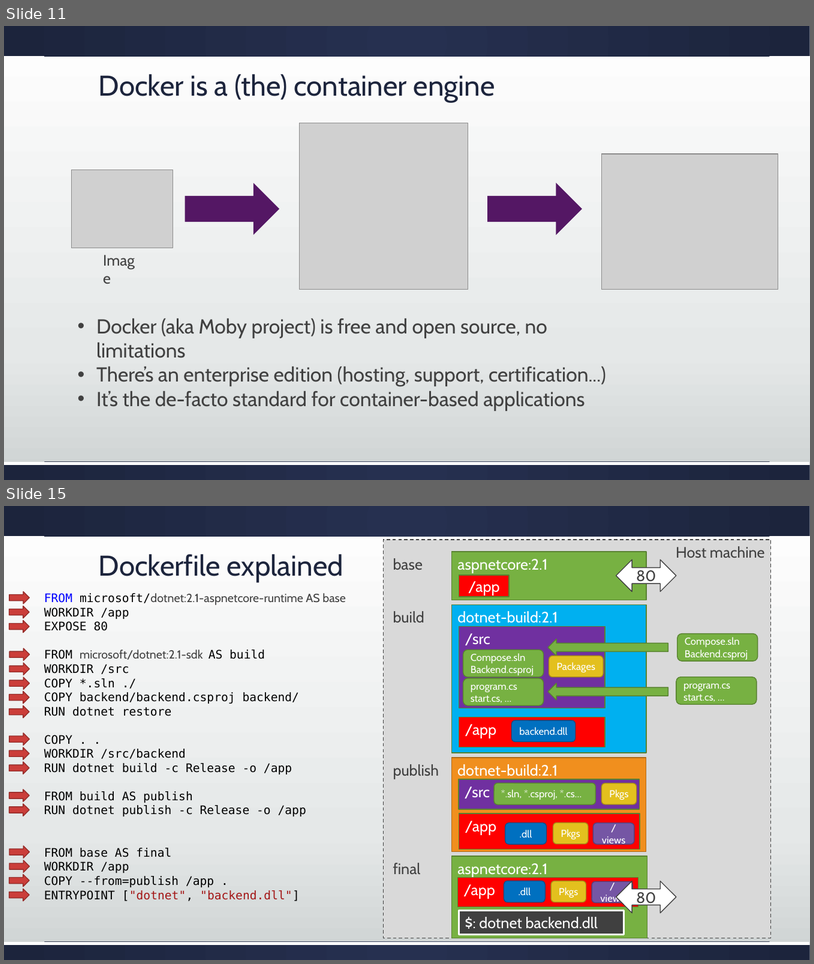
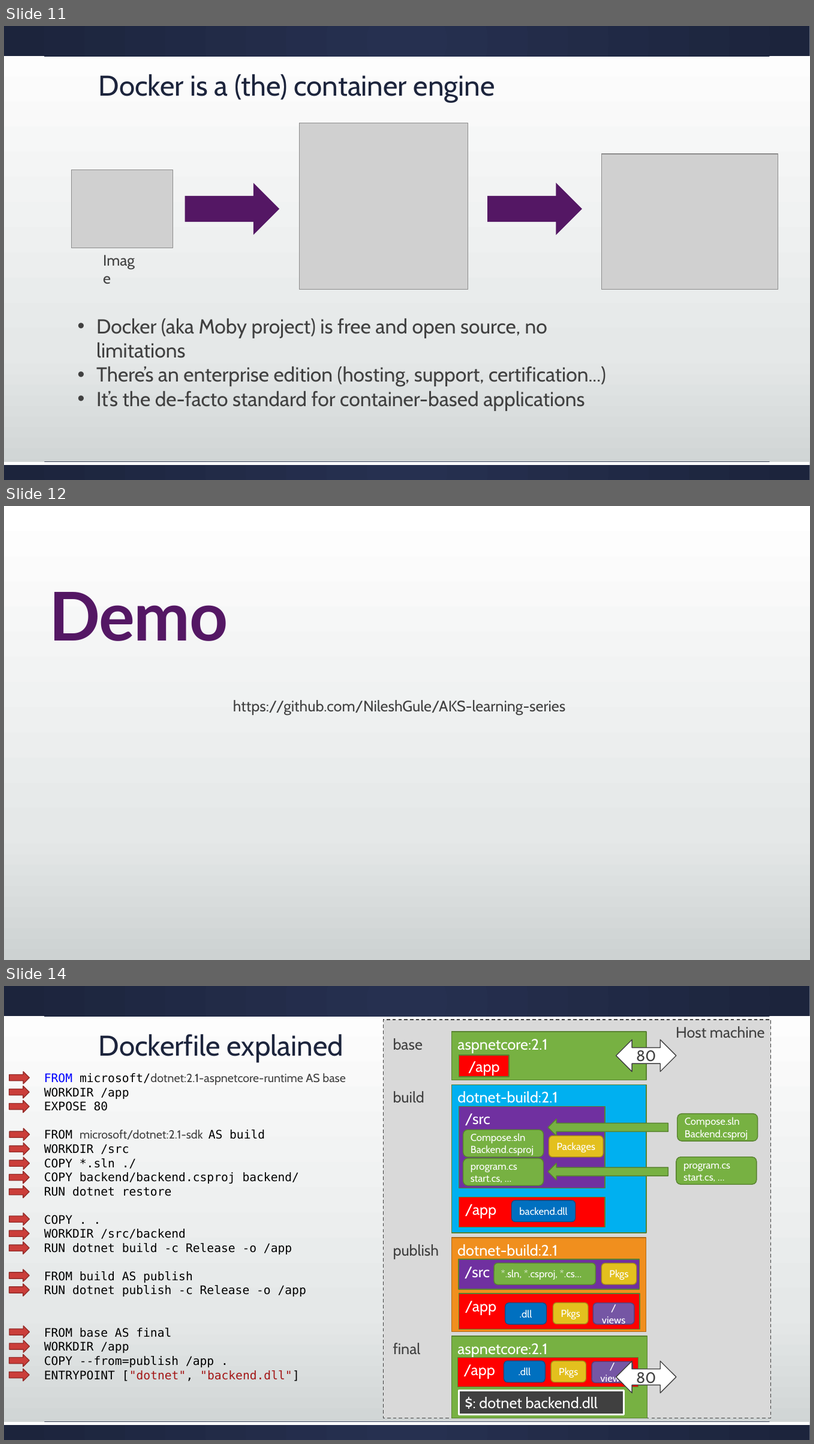
Before and after one commit to geffzhang/DockerStarted, a slide deck: dotnetcoredockerk8s.pptx. Shown one above the other, each under a label of ours: slides 11 and 15 before the commit, slides 11, 12 and 14 after it; the slides between them are not shown. The pictures are 814x964 and 814x1444 pixels, drawn with LibreOffice and Linux fonts; fonts in the diff are those of the drawing; grey boxes stand for pictures. Boxes give left, top, right and bottom in pixels: in the first picture for what was removed or moved away, otherwise in the second. Text is boxed around its words. In the diff, an @@ line names an element or a change of style, - is before the commit and + after.

Commit message:
update ppt

```diff
--- a/dotnetcoredockerk8s.pptx
+++ b/dotnetcoredockerk8s.pptx
@@ slide 12 added at (4,506,810,960), background gradient #FFFFFF to #E5E8E8 to #CDD2D2 @@
@@ text added at (49,592,228,641), 80 pt, text #541764, bold @@
+Demo
@@ text added at (233,700,566,715), 18 pt, text #404040 @@
+https://github.com/NileshGule/AKS-learning-series
@@ what was slide 15 is now slide 14 @@
```
Also in this commit, not shown: 1 slide changed, 2 slides removed.
